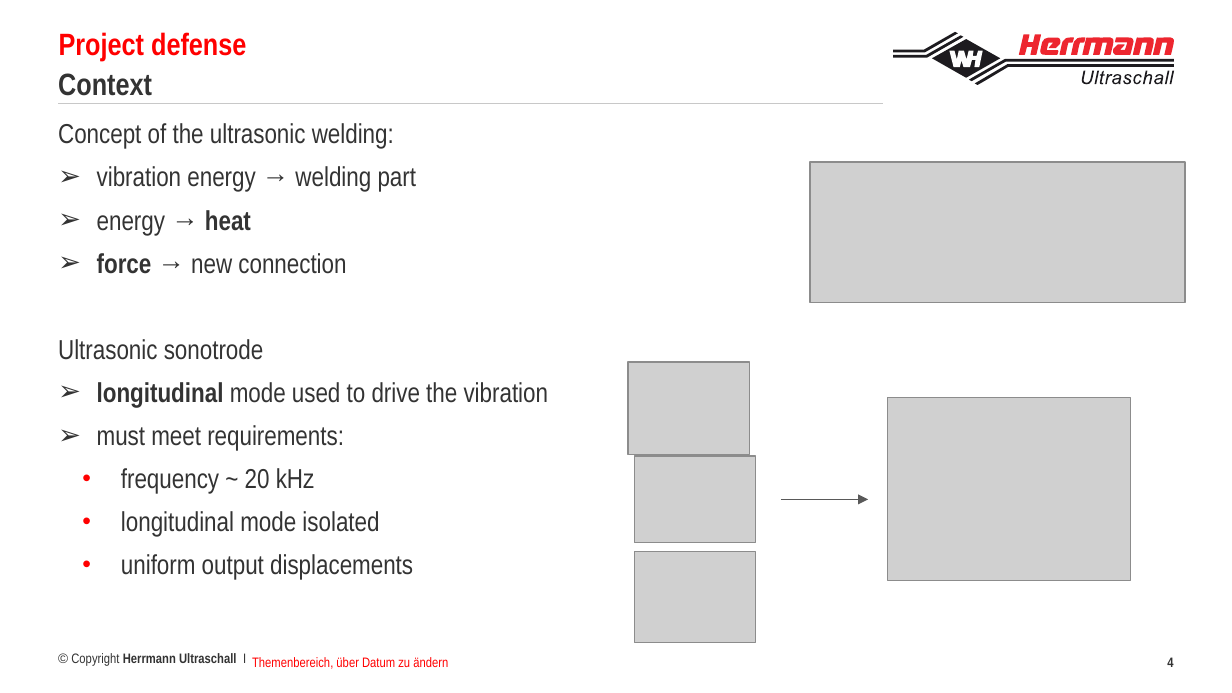
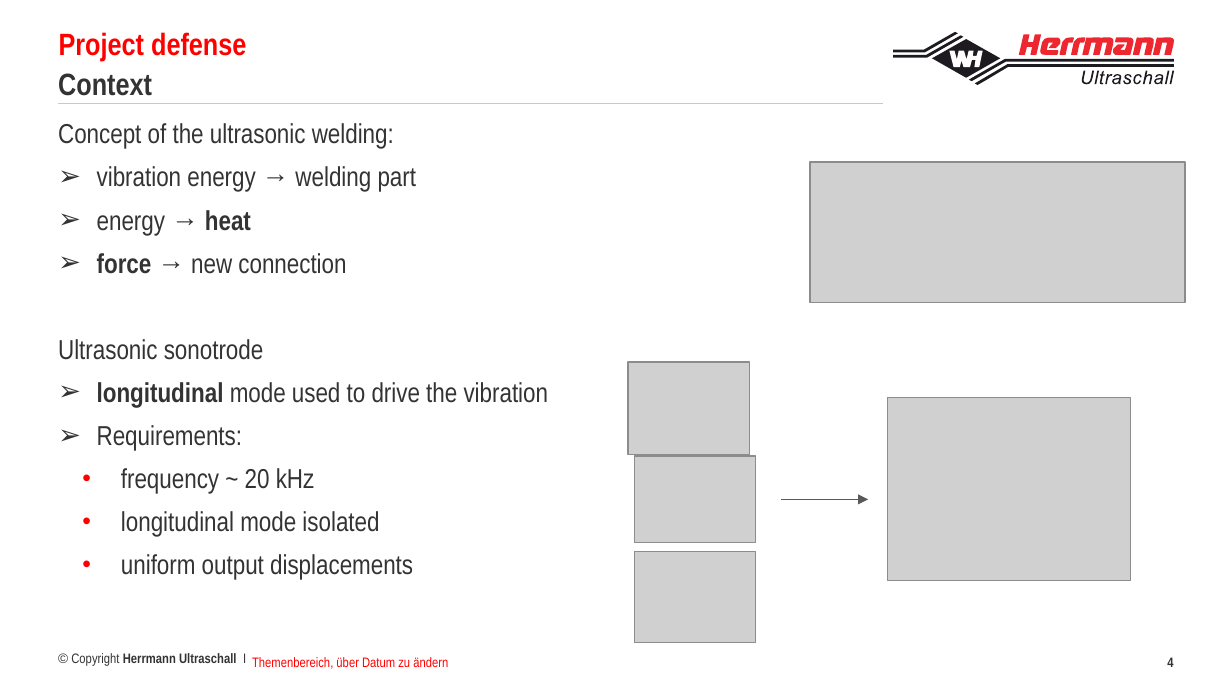
Before and after one commit to francoisbrouet/sep24_cds_int_us-welding, a slide deck: slide 4 of defense/Project defense Francois Brouet.pptx. Drawn at 1232x693 pixels with LibreOffice and Linux fonts; fonts in the diff are those of the drawing; grey boxes stand for pictures; background and template pictures are left out. Boxes give left, top, right and bottom in pixels: in the first picture for what was removed or moved away, otherwise in the second. Text is boxed around its words. In the diff, an @@ line names an element or a change of style, - is before the commit and + after.

```diff
--- a/defense/Project defense Francois Brouet.pptx
+++ b/defense/Project defense Francois Brouet.pptx
@@ text at [97, 425, 242, 450]: text changed @@
-➢ must meet requirements:
+➢ Requirements:
```
Also in this commit, not shown: 9 other slides changed, 3 slides removed, 1 other file.
